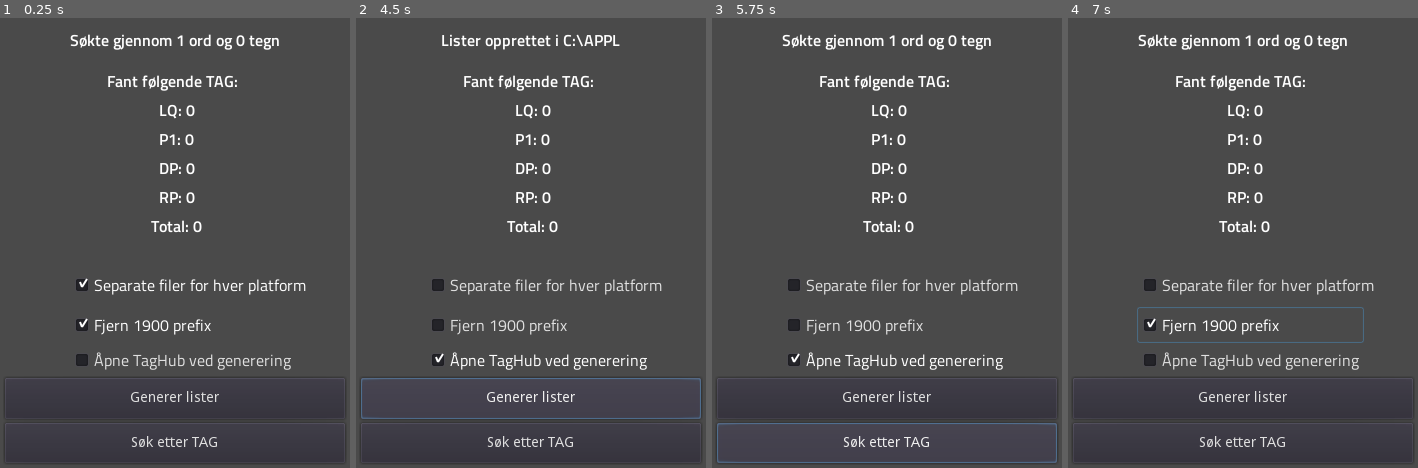
Above: before the commit, frames 1-4 (left to right).
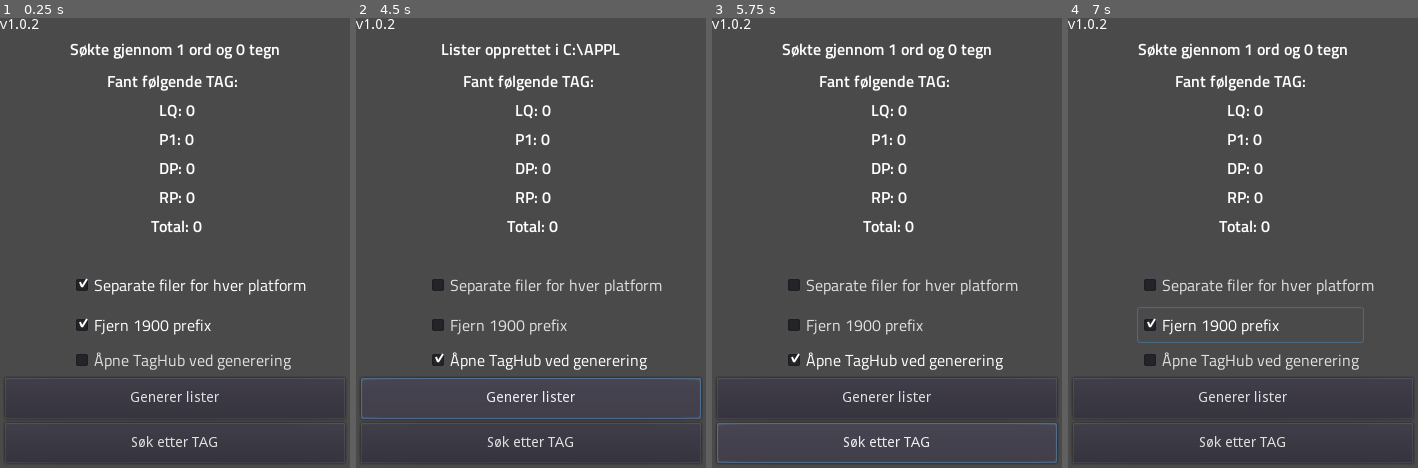
Above: after the commit, the same moments.

Repository: Keroflux/tagfinder
Game: Godot game, scene res://Control.tscn
Two runs of this game, one before a commit and one after it. Both use one fixed random seed, a clock stepped at 60 frames per second and the inputs below.
Inputs:
- Up to frame 1 (0.25 s): no input
- Up to frame 2 (4.5 s): click "Generer lister" at 0.5 s; click "Søk etter TAG" at 1.25 s; click "Åpne TagHub ved generering" at 2 s; click "Fjern 1900 prefix" at 2.75 s; click "Separate filer for hver platf…" at 3.5 s; click "Generer lister" at 4.25 s
- Up to frame 3 (5.75 s): click "Søk etter TAG" at 5 s
- Up to frame 4 (7 s): click "Åpne TagHub ved generering" at 5.75 s; click "Fjern 1900 prefix" at 6.5 s

The runs differ from the first frame. In frame 1, 1.5% of the frame differs, in the area x 0-80%, y 0-10%; in frame 2, 1.2%; in frame 3, 1.5%; in frame 4, 1.5%.

Commit message:
Added version number label

Diff:
--- a/Control.tscn
+++ b/Control.tscn
@@ -4,12 +4,12 @@
 [ext_resource path="res://TitilliumWeb-SemiBold.ttf" type="DynamicFontData" id=2]
 [ext_resource path="res://TitilliumWeb-Regular.ttf" type="DynamicFontData" id=3]
 
-[sub_resource type="DynamicFont" id=1]
-font_data = ExtResource( 2 )
-
 [sub_resource type="DynamicFont" id=2]
 use_mipmaps = true
 use_filter = true
+font_data = ExtResource( 2 )
+
+[sub_resource type="DynamicFont" id=1]
 font_data = ExtResource( 2 )
 
 [sub_resource type="DynamicFont" id=3]
@@ -24,14 +24,6 @@
 anchor_right = 1.0
 anchor_bottom = 1.0
 color = Color( 0.294118, 0.294118, 0.294118, 1 )
-
-[node name="Label" type="Label" parent="."]
-anchor_right = 1.0
-margin_bottom = 44.0
-custom_fonts/font = SubResource( 1 )
-text = "TELT"
-align = 1
-valign = 1
 
 [node name="GenererLister" type="Button" parent="."]
 anchor_top = 1.0
@@ -65,6 +57,19 @@
 custom_fonts/font = SubResource( 2 )
 text = "TAGS"
 align = 1
+
+[node name="Label" type="Label" parent="."]
+anchor_right = 1.0
+margin_bottom = 44.0
+custom_fonts/font = SubResource( 1 )
+text = "TELT"
+align = 1
+valign = 2
+
+[node name="Version" type="Label" parent="."]
+margin_right = 40.0
+margin_bottom = 14.0
+text = "v1.0.2"
 
 [node name="Taghub" type="CheckBox" parent="."]
 anchor_left = 0.5
